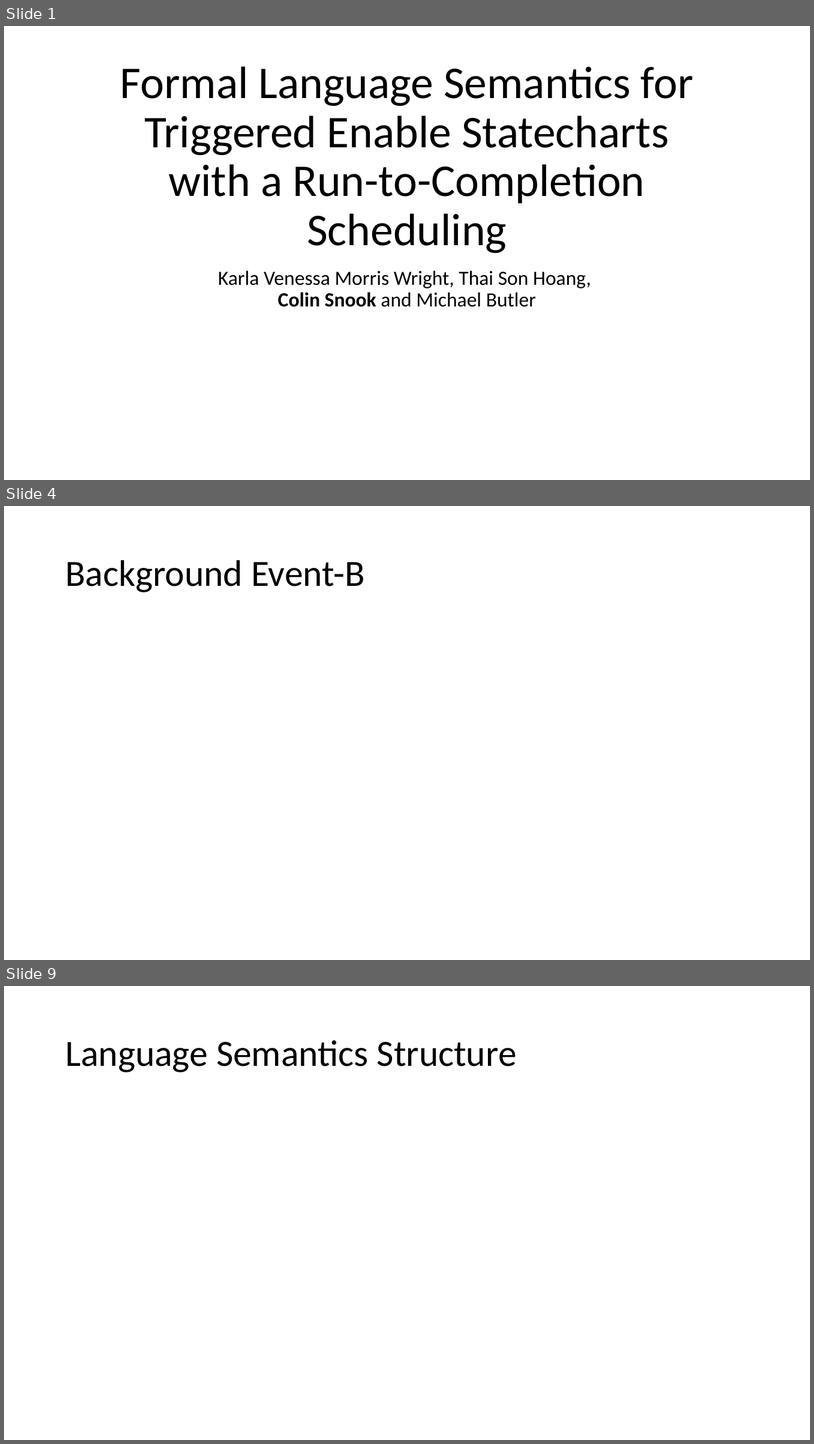
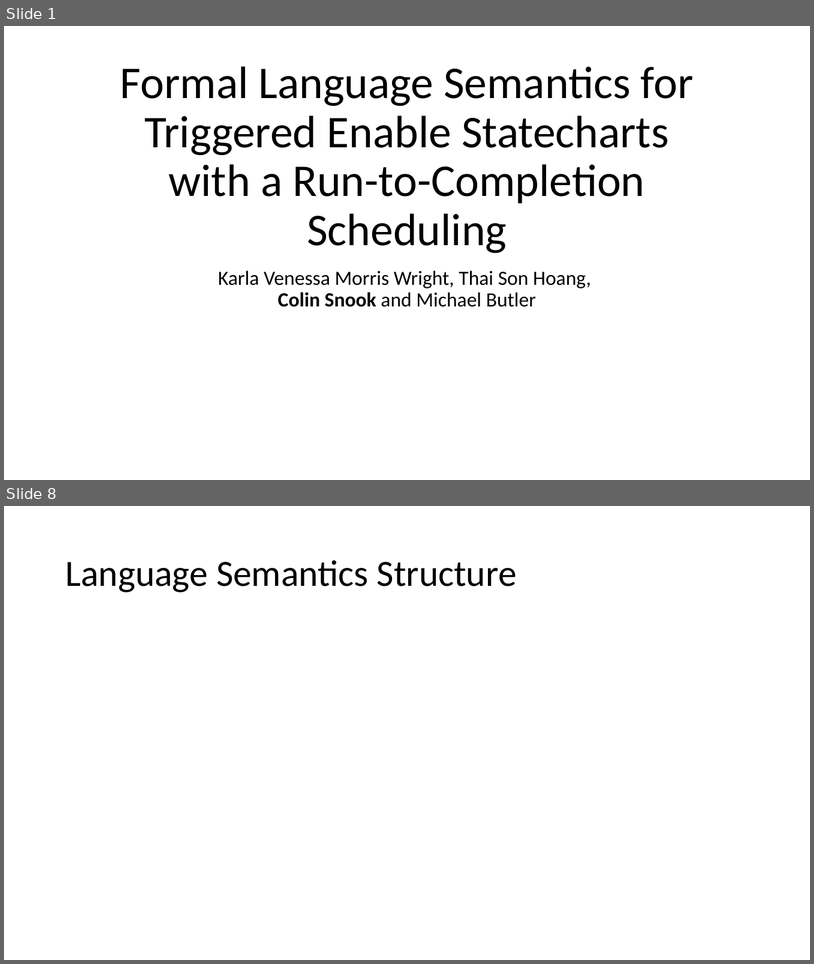
Before and after one commit to kmorris3/rodin_scxml_plugin, a slide deck: manuscripts/ICTAC2023/ICTAC-2023-Presentation.pptx. Shown one above the other, each under a label of ours: slides 1, 4 and 9 before the commit, slides 1 and 8 after it; the slides between them are not shown. The pictures are 814x1444 and 814x964 pixels, drawn with LibreOffice and Linux fonts; fonts in the diff are those of the drawing. Boxes give left, top, right and bottom in pixels: in the first picture for what was removed or moved away, otherwise in the second. Text is boxed around its words. In the diff, an @@ line names an element or a change of style, - is before the commit and + after.

```diff
--- a/manuscripts/ICTAC2023/ICTAC-2023-Presentation.pptx
+++ b/manuscripts/ICTAC2023/ICTAC-2023-Presentation.pptx
@@ slide 4 removed at box(4, 506, 810, 960), background #FFFFFF @@
@@ title removed at box(65, 560, 365, 592) @@
-Background Event-B
@@ what was slide 9 is now slide 8 @@
```
Also in this commit, not shown: 6 slides changed, 4 slides added, 2 other slides removed.
